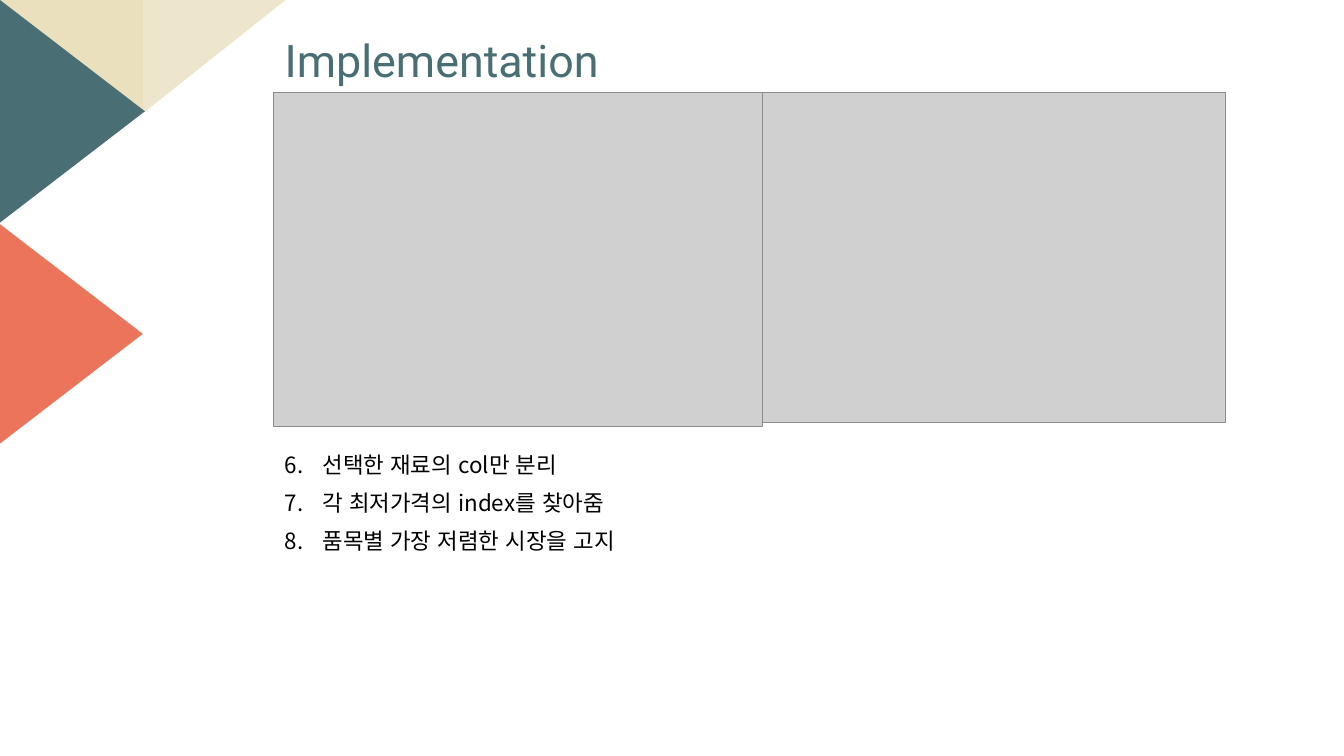
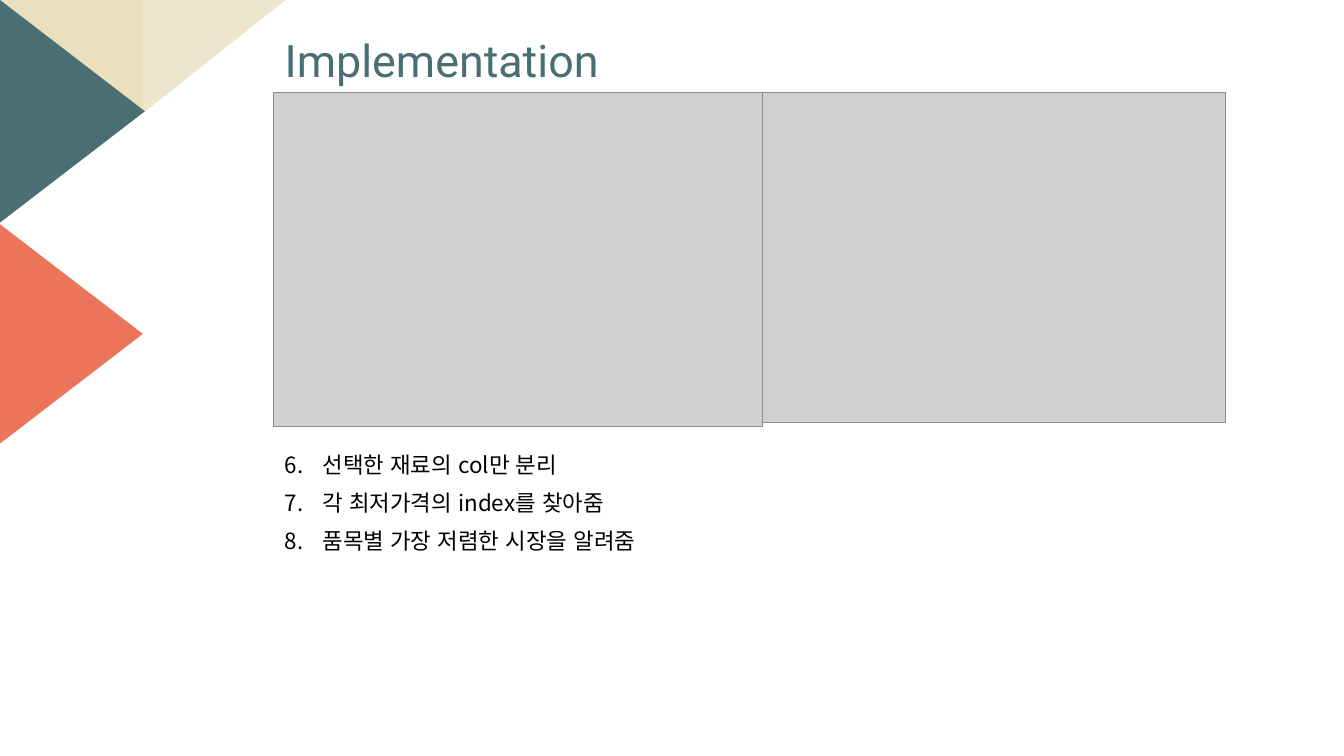
Before and after one commit to sharhp21/Data_structure_, a slide deck: slide 12 of personal/발표자료/자료구조설계_6주차.pptm. Drawn at 1344x756 pixels with LibreOffice and Linux fonts; fonts in the diff are those of the drawing; grey boxes stand for pictures. Boxes give left, top, right and bottom in pixels: in the first picture for what was removed or moved away, otherwise in the second. Text is boxed around its words. In the diff, an @@ line names an element or a change of style, - is before the commit and + after.

```diff
--- a/personal/발표자료/자료구조설계_6주차.pptm
+++ b/personal/발표자료/자료구조설계_6주차.pptm
@@ text at [323,530,636,551]: text changed @@
-8. 품목별 가장 저렴한 시장을 고지
+8. 품목별 가장 저렴한 시장을 알려줌
```
Also in this commit, not shown: 5 other slides changed, 3 other files.
